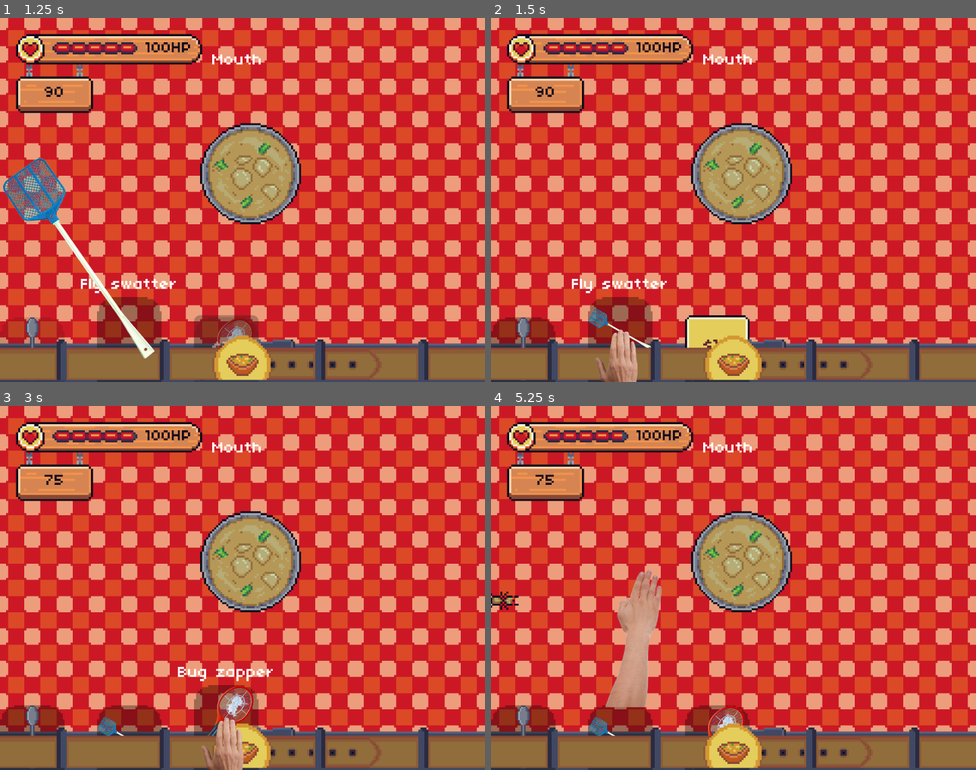
Above: before the commit, frames 1-4 (two rows, left to right).
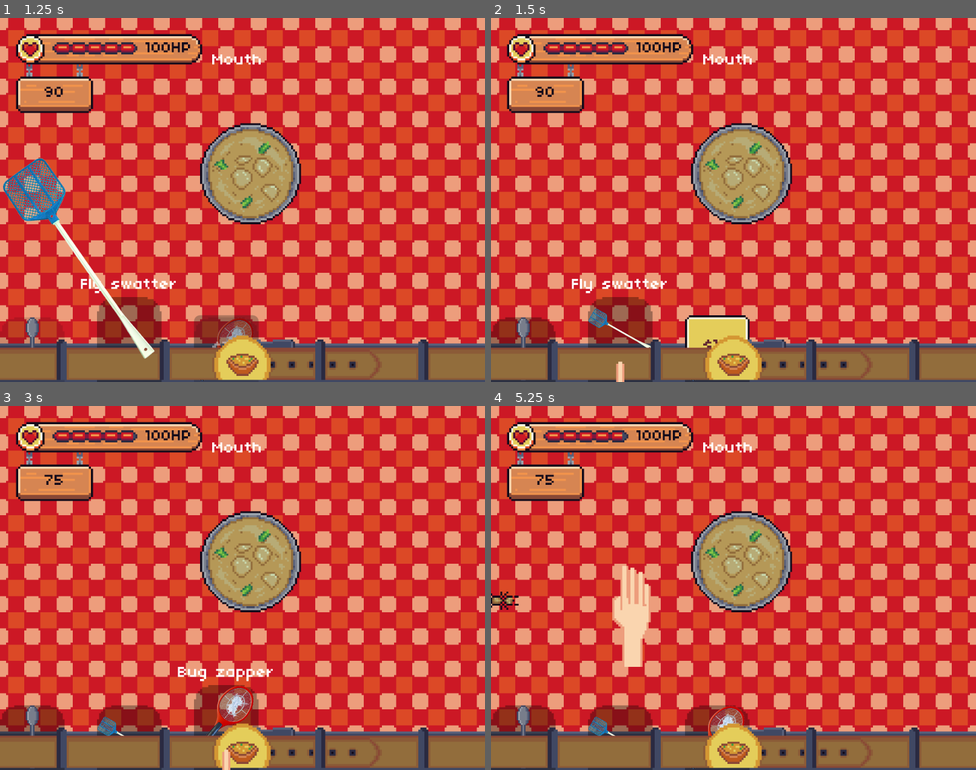
Above: after the commit, the same moments.

Repository: mattismoel/rage-room
Game: Godot game, scene res://scenes/game.tscn
Same seed, same stepped clock (60 frames per second), same inputs: the game is played once before the commit and once after it. The engine's default icon, where the game draws it, is replaced by a stand-in: a white triangle on a blue panel in a dark square.
Inputs (mouse positions are in pixels of both pictures, inside the frame that each line leads up to):
- Up to frame 1 (1.25 s): click "$10" at 0.5 s
- Up to frame 2 (1.5 s): click (621, 360) at 1.25 s
- Up to frame 3 (3 s): click "$15" at 2 s; click (227, 748) at 2.75 s
- Up to frame 4 (5.25 s): click (718, 748) at 3.5 s; tap Enter at 4.25 s; move the mouse to (840, 569) at 4.27 s; press the mouse at (840, 569) at 4.28 s; move the mouse to (636, 606) at 5.02 s; release the mouse at (636, 606) at 5.03 s; click (636, 606) at 5.1 s

Frame 1 is identical in both runs. In frame 2, 0.7% of the frame differs, in the area x 21-31%, y 85-100%; in frame 3, 0.8%; in frame 4, 2.7%, in the area x 23-36%, y 43-83%.

Commit message:
the cursor now correctly returns to pointing after unequipping

Diff:
--- a/scenes/game.gd
+++ b/scenes/game.gd
@@ -56,3 +56,5 @@
 
 func _on_entry_unequipped(entry: EquipmentEntry) -> void:
 	_hand.set_equipment(_hand.initial_equipment)
+	_hand.hide()
+	_game_ui.cursor.show()
